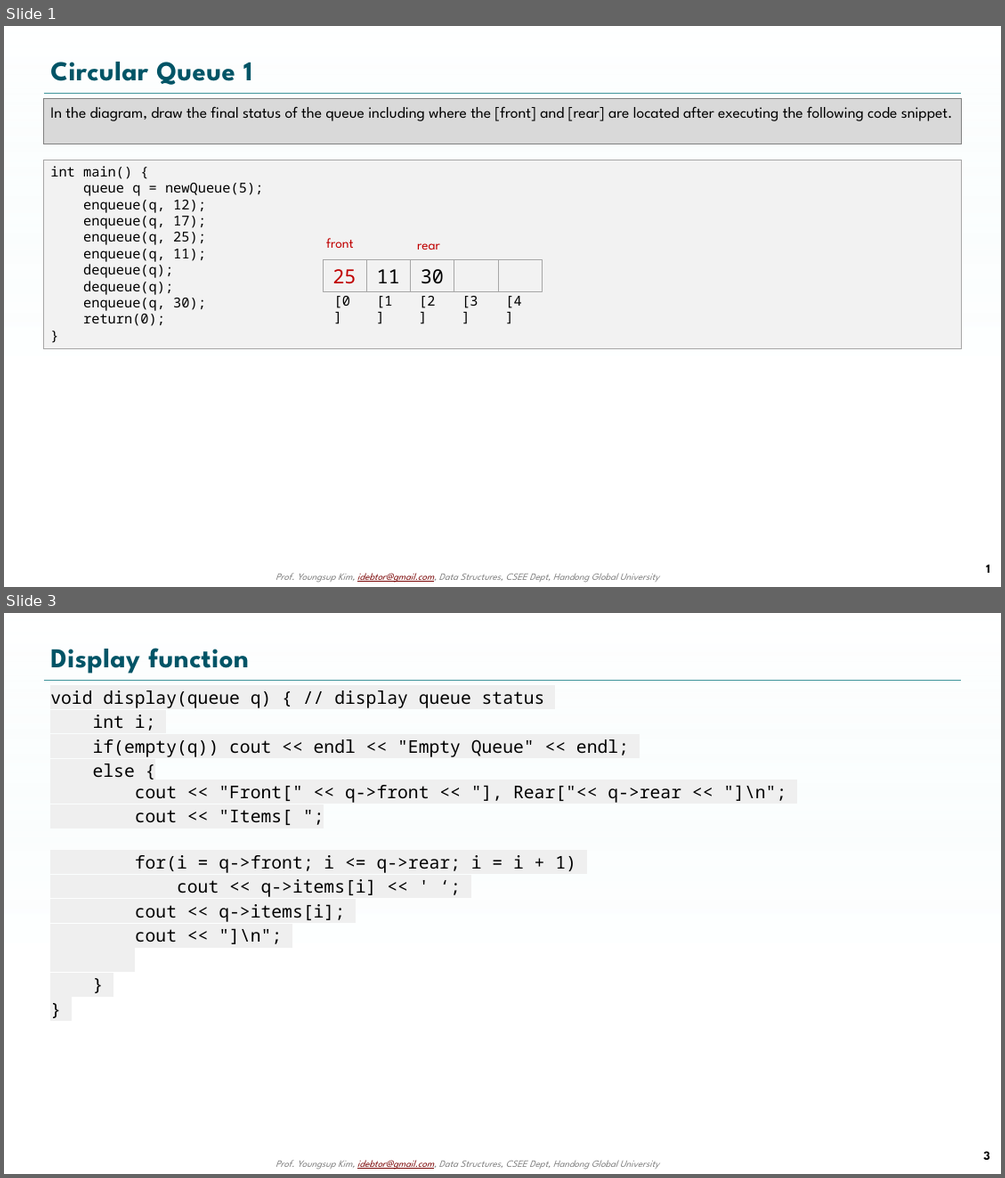
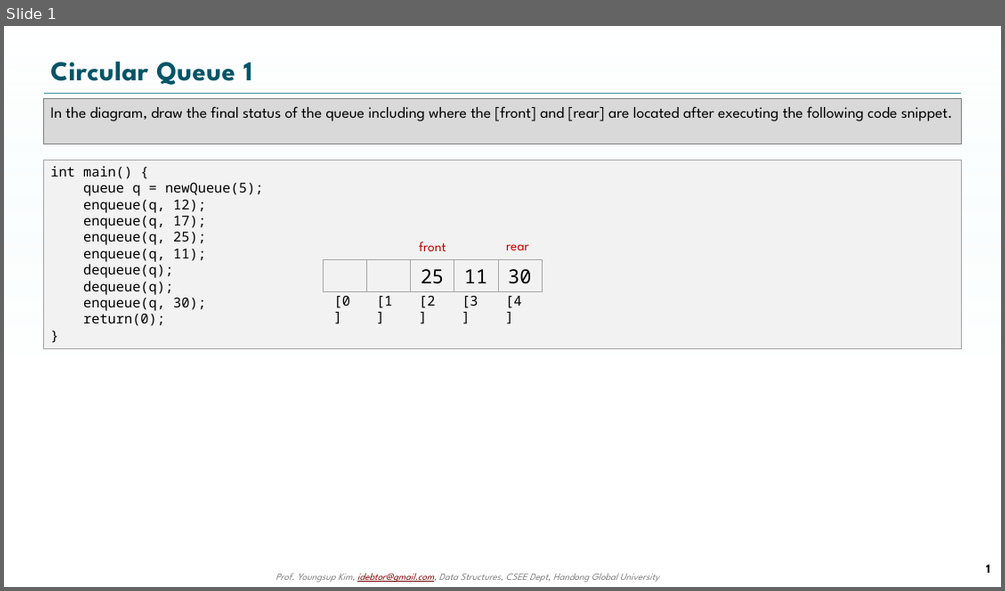
Before and after one commit to leehan416/nowic, a slide deck: ppts/3-2.1_Queue Quiz.pptx. Shown one above the other, each under a label of ours: slides 1 and 3 before the commit, slide 1 after it; the slides between them are not shown. The pictures are 1005x1178 and 1005x591 pixels, drawn with LibreOffice and Linux fonts; fonts in the diff are those of the drawing; background and template pictures are left out. Boxes give left, top, right and bottom in pixels: in the first picture for what was removed or moved away, otherwise in the second. Text is boxed around its words. In the diff, an @@ line names an element or a change of style, - is before the commit and + after.

```diff
--- a/ppts/3-2.1_Queue Quiz.pptx
+++ b/ppts/3-2.1_Queue Quiz.pptx
@@ slide 3 removed at (4,613,1001,1174), background picture (left out); not listed: 3 template elements that a slide beside it also shows @@
@@ title removed at (50,648,249,674) @@
-Display function
@@ text removed at (50,690,786,944) @@
-void display(queue q) { // display queue status
-int i;
-if(empty(q)) cout << endl << "Empty Queue" << endl;
-else {
-cout << "Front[" << q->front << "], Rear["<< q->rear << "]\n";
-cout << "Items[ ";
-for(i = q->front; i <= q->rear; i = i + 1)
-cout << q->items[i] << ' ‘;
-cout << q->items[i];
-cout << "]\n";
-}
-}
@@ page number removed at (983,1151,990,1159) @@
-3
@@ slide 1 changed as well @@
@@ text "front": place and size @@
-text "front" at (326,238,354,248)
+text "front" at (419,241,446,251)
@@ rectangle: place and size @@
-rectangle at (497,259,541,291)
+rectangle at (323,259,365,291)
@@ rectangle: place and size @@
-rectangle at (454,259,497,291)
+rectangle at (366,259,410,291)
@@ 3 rectangles, 1 text: place and size @@
-3 rectangles, 1 text at (323,243,453,291)
+3 rectangles, 1 text at (410,244,541,291)
@@ rectangle "25" at (410,259,453,291): text colour #C00000 to #000000 @@
```
Also in this commit, not shown: 1 other slide changed, 19 other files.
